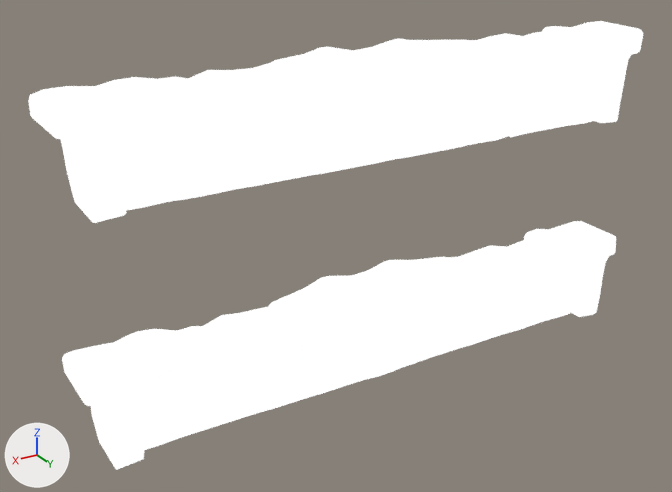
Two versions of the glTF model hellforge/assets/kit/modules/kit-trim.glb, one commit apart.
Before and after are seen from a camera (50 mm lens) standing at (1.453, 2.184, 1.038) and looking at (0.121, -0.036, -0.072). The lights are fixed; the arrows at lower left show +X, +Y and +Z. The older version comes first.
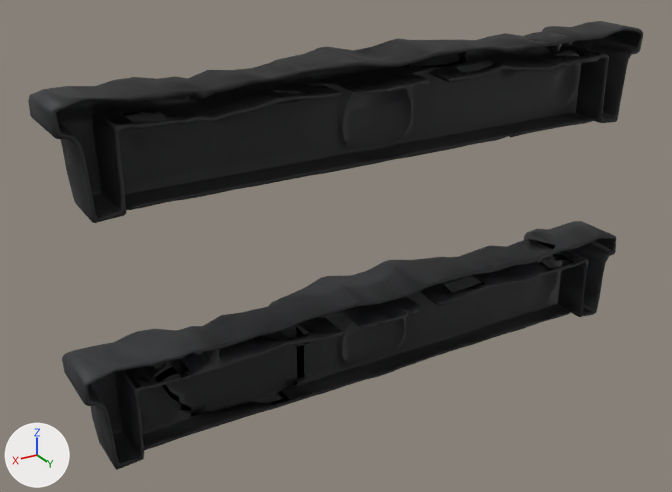
The change, as a diff of the scene's bpy script:
```diff
--- a/hellforge/assets/kit/modules/kit-trim.glb.py
+++ b/hellforge/assets/kit/modules/kit-trim.glb.py
@@ mat_material_0 @@
 n0 = _N.new('ShaderNodeBsdfPrincipled'); n0.name = 'Principled BSDF'
-n0.inputs[28].default_value = 1.0  # 'Emission Strength'
 n1 = _N.new('ShaderNodeOutputMaterial'); n1.name = 'Material Output'
```

Pixel boxes (x1, y1, x2, y2) of what changed, in the pictures (672 x 492 px):
'Mesh_0', surface changed (white to black)
    both: (28, 21, 643, 470)
